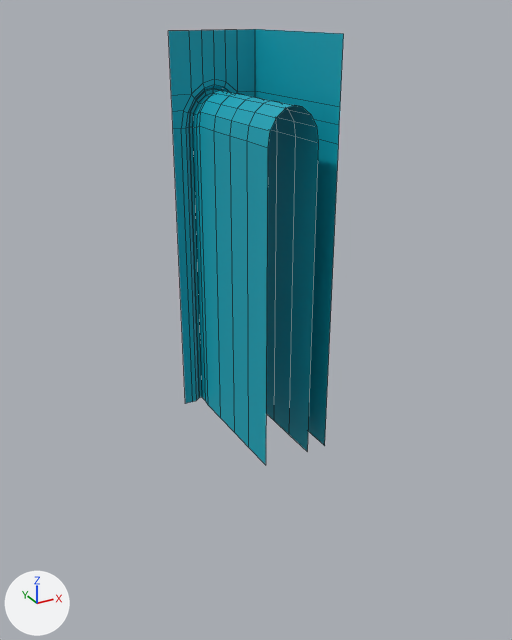
Two versions of the FBX model New Unity Project/Assets/3D Assets/Arch_modul_end_cap_L.fbx, one commit apart.
Both versions are drawn from a 50 mm camera at (-0.0229, -0.0425, 0.0157) aimed at (0.0006, 0.0003, -0.0057). Arrows for +X, +Y and +Z are at lower left; the lights stay in place. Mesh edges are drawn as thin lines. Where no turn or scale is listed for an object, it has been applied to the vertices. Vertices at the same position are counted once.

Objects in the first picture: 'Arch_Modul_Endcap_L'.
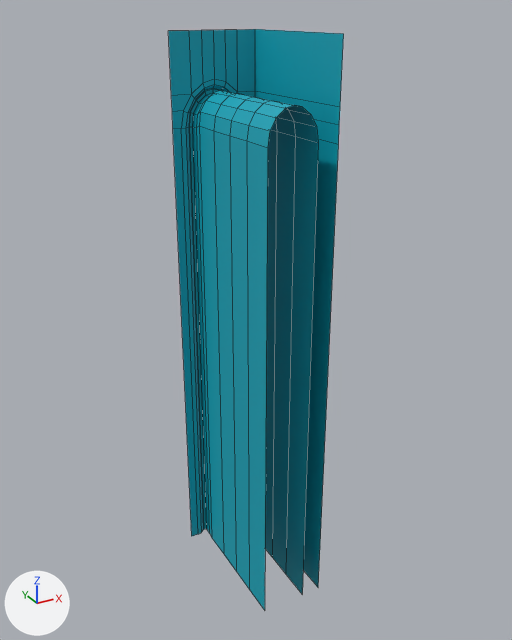
The newer file is also turned or shifted as a whole; pictures and numbers use the older file's frame.

What changed in the scene script:
```text
Change me_mesh:
    where me_mesh.from_pydata(...)  # 141 vertices, 116 faces; spans x -0.0033..0.0033, y -0.0056..0.0056, z -0.0143..0.0143
    used by ob_arch_modul_endcap_l; location = (0.0, 0.0, 0.0)
    me_mesh part 1: all 25 vertices in x -0.0033..0.0033, y -0.0056..0.0056, z -0.0143 are moved by (0.0, 0.0, -0.0139)
```

Where the change shows, as pixel boxes (x1, y1, x2, y2) in the pictures (512 x 640 px; the box of a moved part takes in the faces that stretch with it):
'Arch_Modul_Endcap_L', reshaped (33% taller): before (168, 29, 344, 465); after (168, 29, 344, 610)
part 1 of me_mesh, moved or reshaped: before (176, 184, 326, 465); after (176, 184, 326, 610)
